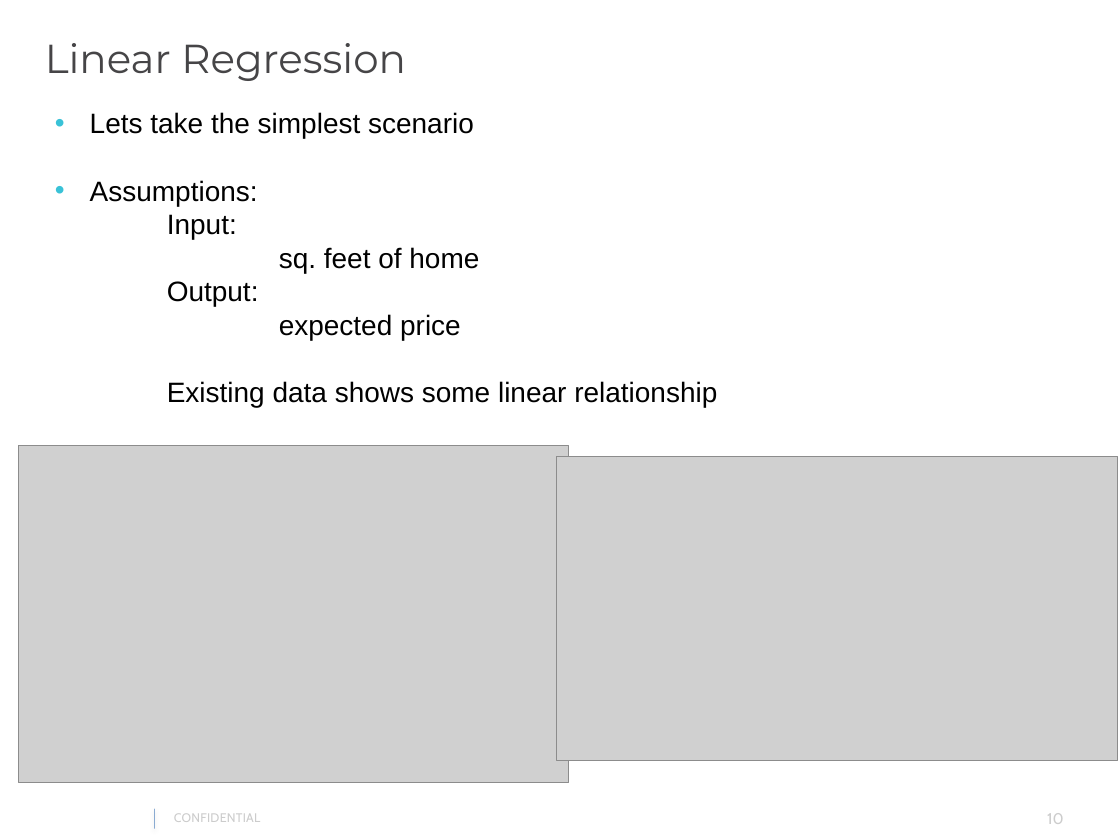
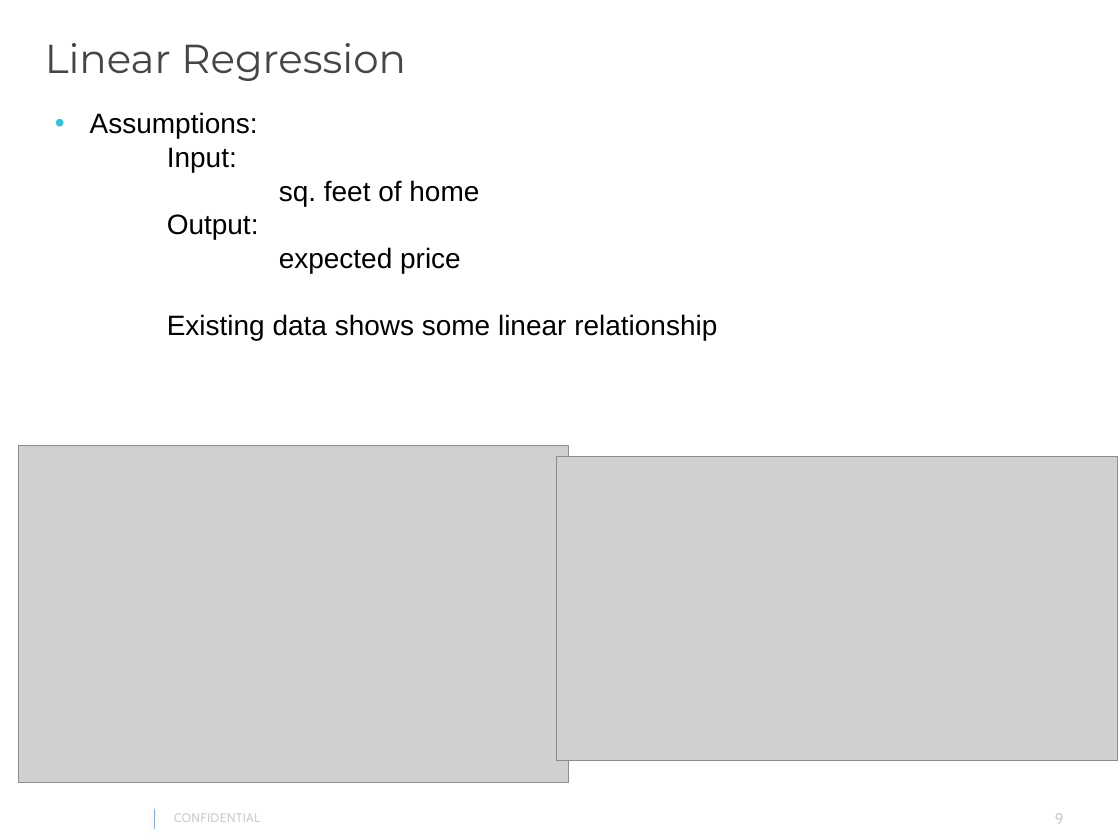
Before and after one commit to gautam0707/TechTalk1_Epam, a slide deck: slide 9 of TechTalk1.pptx (slide 10 before the commit). Drawn at 1120x840 pixels with LibreOffice and Linux fonts; fonts in the diff are those of the drawing; grey boxes stand for pictures; background and template pictures are left out. Boxes give left, top, right and bottom in pixels: in the first picture for what was removed or moved away, otherwise in the second. Text is boxed around its words. In the diff, an @@ line names an element or a change of style, - is before the commit and + after.

```diff
--- a/TechTalk1.pptx
+++ b/TechTalk1.pptx
@@ text at (90, 112, 474, 139): paragraph removed @@
-• Lets take the simplest scenario
@@ page number at (1055, 813, 1064, 824): text changed @@
-10
+9
```
Also in this commit, not shown: 7 other slides changed.
